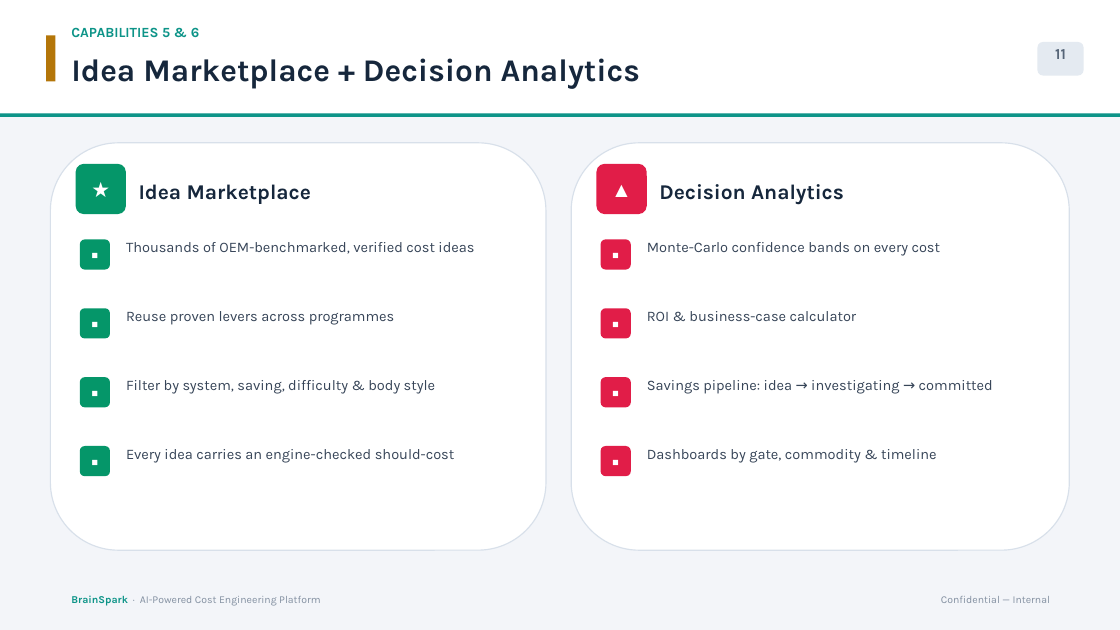
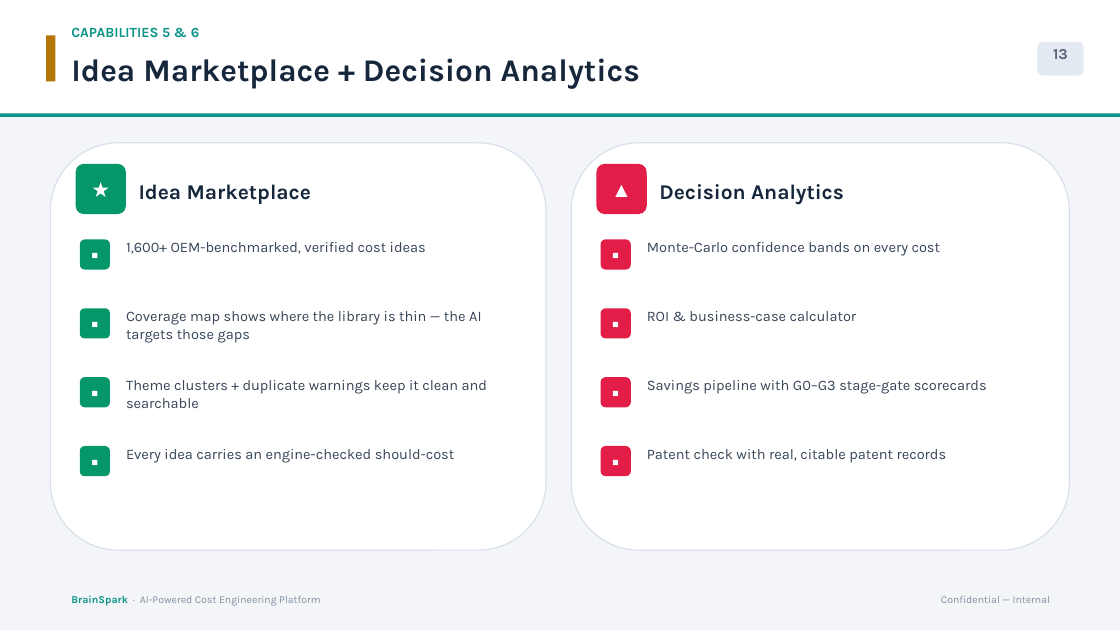
Before and after one commit to bhosaleavinash546/leamington-marathi, a slide deck: slide 13 of BrainSpark_Director_Presentation.pptx (slide 11 before the commit). Drawn at 1120x630 pixels with LibreOffice and Linux fonts; fonts in the diff are those of the drawing. Boxes give left, top, right and bottom in pixels: in the first picture for what was removed or moved away, otherwise in the second. Text is boxed around its words. In the diff, an @@ line names an element or a change of style, - is before the commit and + after.

```diff
--- a/BrainSpark_Director_Presentation.pptx
+++ b/BrainSpark_Director_Presentation.pptx
@@ text at (1053,49,1068,59): text changed @@
-11
+13
@@ text at (126,242,426,254): text changed @@
-Thousands of OEM-benchmarked, verified cost ideas
+1,600+ OEM-benchmarked, verified cost ideas
@@ text at (126,311,481,343): text changed @@
-Reuse proven levers across programmes
+Coverage map shows where the library is thin — the AI targets those gaps
@@ text at (126,380,487,408): text changed @@
-Filter by system, saving, difficulty & body style
+Theme clusters + duplicate warnings keep it clean and searchable
@@ text at (647,380,987,394): text changed @@
-Savings pipeline: idea → investigating → committed
+Savings pipeline with G0–G3 stage-gate scorecards
@@ text at (647,449,947,463): text changed @@
-Dashboards by gate, commodity & timeline
+Patent check with real, citable patent records
```
Also in this commit, not shown: 10 other slides changed, 2 slides added.
